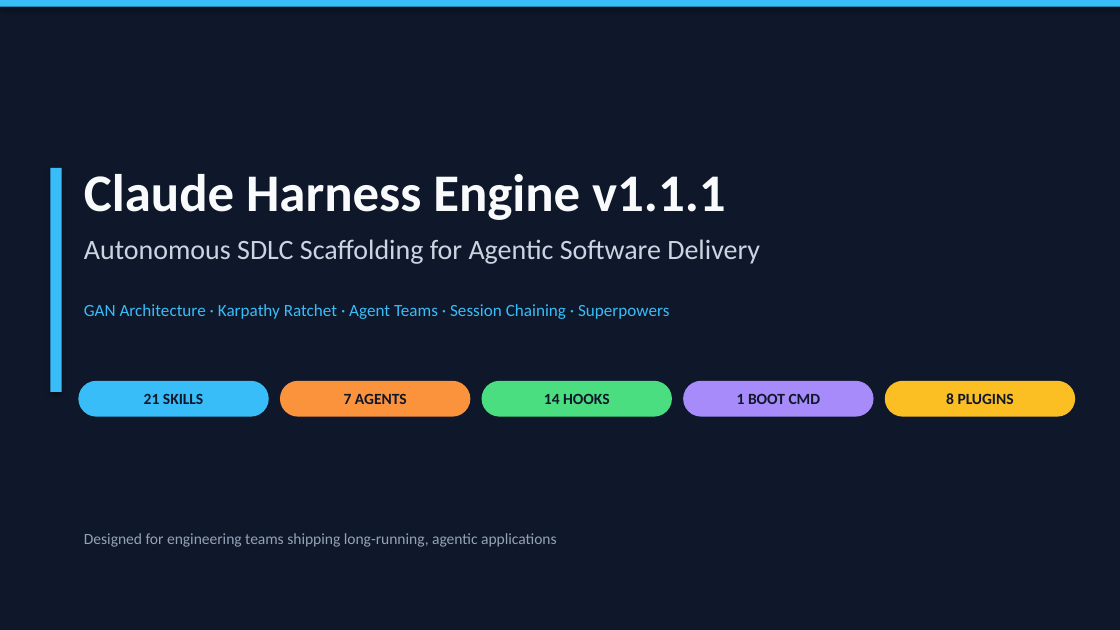
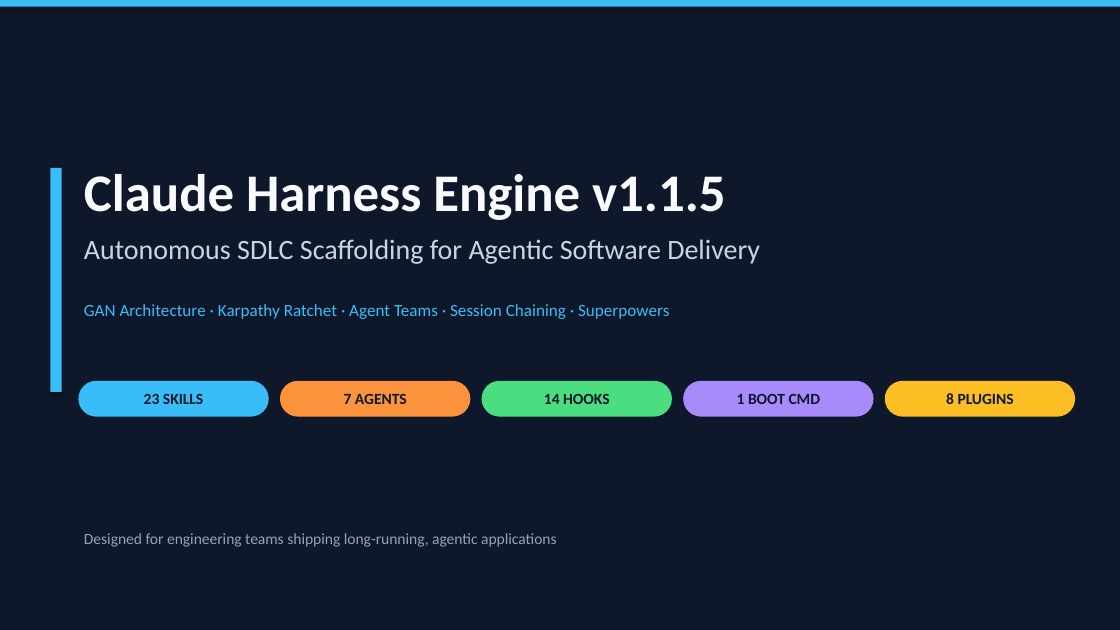
Before and after one commit to cwijayasundara/claude_harness_eng_v3, a slide deck: slide 1 of Claude_Harness_Engine_Design.pptx. Drawn at 1120x630 pixels with LibreOffice and Linux fonts; fonts in the diff are those of the drawing. Boxes give left, top, right and bottom in pixels: in the first picture for what was removed or moved away, otherwise in the second. Text is boxed around its words. In the diff, an @@ line names an element or a change of style, - is before the commit and + after.

```diff
--- a/Claude_Harness_Engine_Design.pptx
+++ b/Claude_Harness_Engine_Design.pptx
@@ text at (84, 174, 725, 220): text changed @@
-Claude Harness Engine v1.1.1
+Claude Harness Engine v1.1.5
@@ text in rounded rectangle at (144, 394, 203, 404): text changed @@
-21 SKILLS
+23 SKILLS
```
Also in this commit, not shown: 29 other slides changed, 16 other files.
